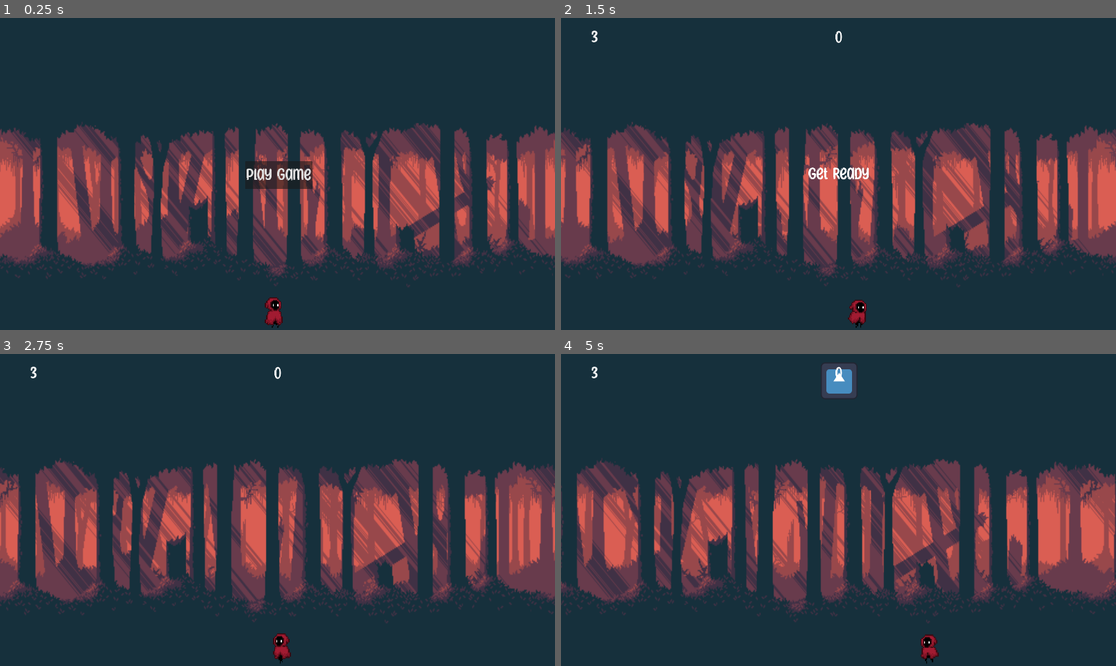
Above: before the commit, frames 1-4 (two rows, left to right).
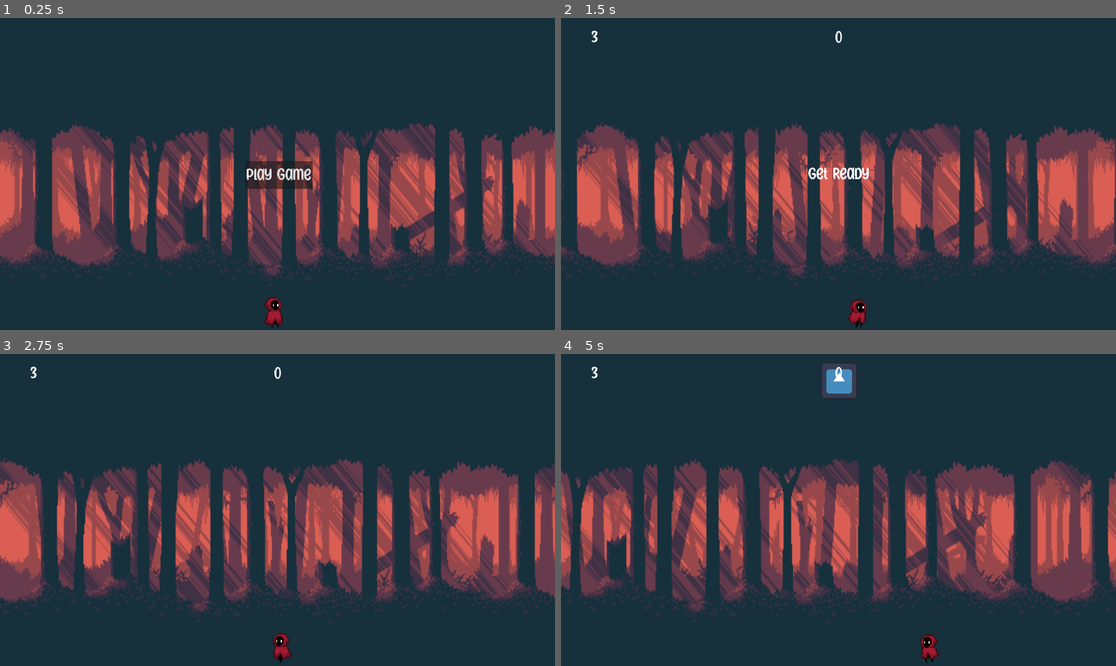
Above: after the commit, the same moments.

Repository: Christer-Bjoerk/Gathering_Leaves_GDScript
Game: Godot game, scene res://Scenes/main.tscn
Same seed, same stepped clock (60 frames per second), same inputs: the game is played once before the commit and once after it. The engine's default icon, where the game draws it, is replaced by a stand-in: a white triangle on a blue panel in a dark square.
Inputs:
- Up to frame 1 (0.25 s): no input
- Up to frame 2 (1.5 s): click "Play Game" at 0.5 s; hold D (move_right) from 1.28 s (still down)
- Up to frame 3 (2.75 s): release D (move_right) at 2.03 s; hold A (move_left) from 2.03 s (still down)
- Up to frame 4 (5 s): release A (move_left) at 2.78 s; hold D (move_right) 2.78-4.28 s; hold A (move_left) from 4.28 s (still down)

The runs differ from the first frame. In frame 1, 12% of the frame differs, in the area x 0-100%, y 33-87%; in frame 2, 21%; in frame 3, 27%; in frame 4, 25%.

Commit message:
Parallax speed change

Diff:
--- a/Scenes/parallax_background.tscn
+++ b/Scenes/parallax_background.tscn
@@ -21,7 +21,7 @@
 
 [node name="FarTrees" type="ParallaxLayer" parent="."]
 texture_repeat = 2
-motion_scale = Vector2(0.2, 0.2)
+motion_scale = Vector2(0.3, 0.3)
 motion_mirroring = Vector2(1920, 0)
 
 [node name="Sprite2D" type="Sprite2D" parent="FarTrees"]
@@ -41,7 +41,6 @@
 
 [node name="CloseTrees" type="ParallaxLayer" parent="."]
 texture_repeat = 2
-motion_scale = Vector2(0.3, 0.3)
 motion_mirroring = Vector2(1920, 0)
 
 [node name="Sprite2D" type="Sprite2D" parent="CloseTrees"]
--- a/Scenes/player.tscn
+++ b/Scenes/player.tscn
@@ -99,7 +99,7 @@
 scale = Vector2(3.86237, 3.84375)
 sprite_frames = SubResource("SpriteFrames_mg7xv")
 animation = &"Idle"
-frame_progress = 0.813089
+frame_progress = 0.426761
 speed_scale = 0.5
 
 [node name="CollisionShape2D" type="CollisionShape2D" parent="."]
